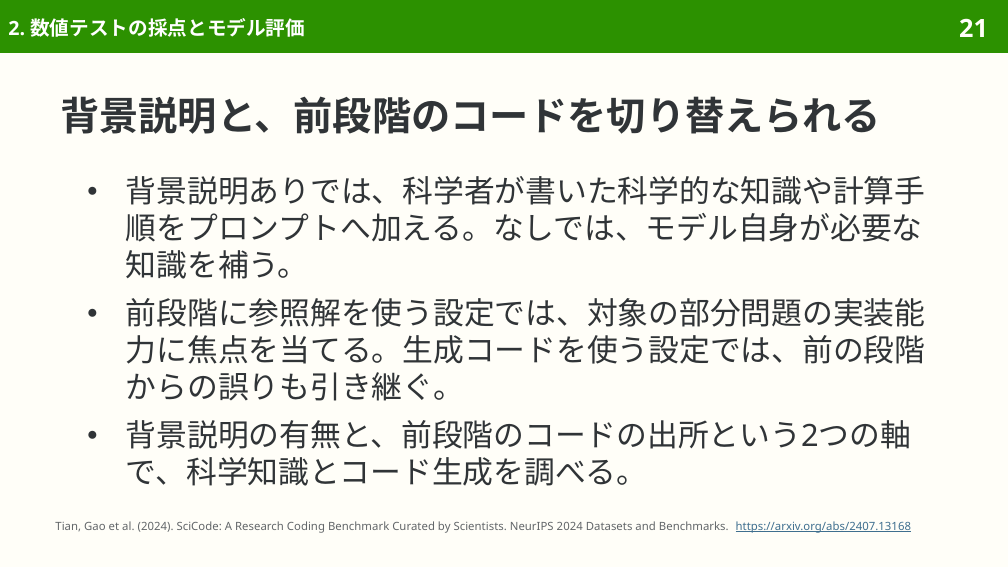
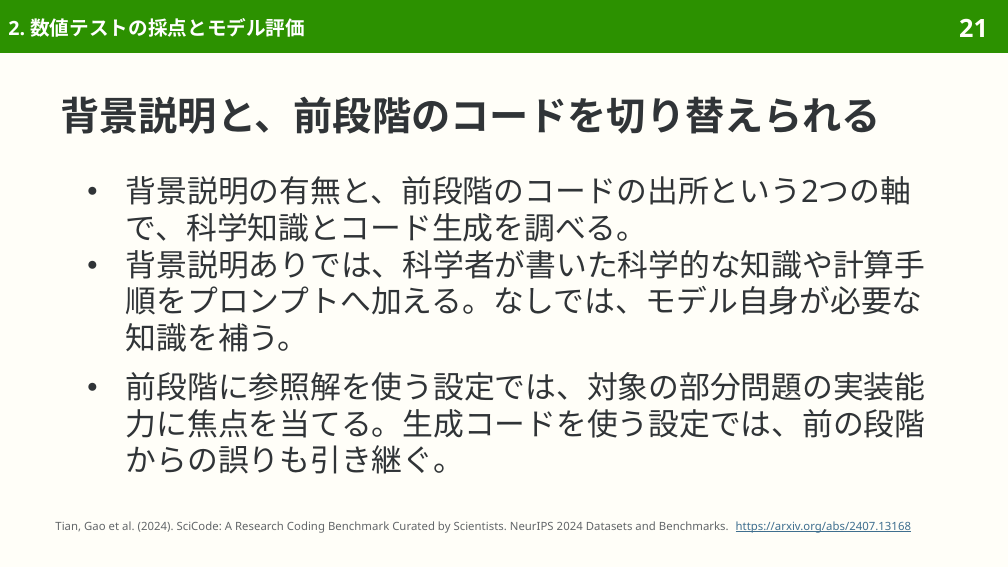
Before and after one commit to sasakiy84/datasets-in-10-minutes, a slide deck: slide 21 of slides/datasets-in-10-minutes-scicode.pptx. Drawn at 1008x567 pixels with LibreOffice and Linux fonts; fonts in the diff are those of the drawing. Boxes give left, top, right and bottom in pixels: in the first picture for what was removed or moved away, otherwise in the second. Text is boxed around its words. In the diff, an @@ line names an element or a change of style, - is before the commit and + after.

```diff
--- a/slides/datasets-in-10-minutes-scicode.pptx
+++ b/slides/datasets-in-10-minutes-scicode.pptx
@@ text at (126,176,911,242): paragraph added @@
+● 背景説明の有無と、前段階のコードの出所という2つの軸で、科学知識とコード生成を調べる。
@@ text at (126,420,911,486): paragraph removed @@
-● 背景説明の有無と、前段階のコードの出所という2つの軸で、科学知識とコード生成を調べる。
```
Also in this commit, not shown: 10 other slides changed, 7 other files.
